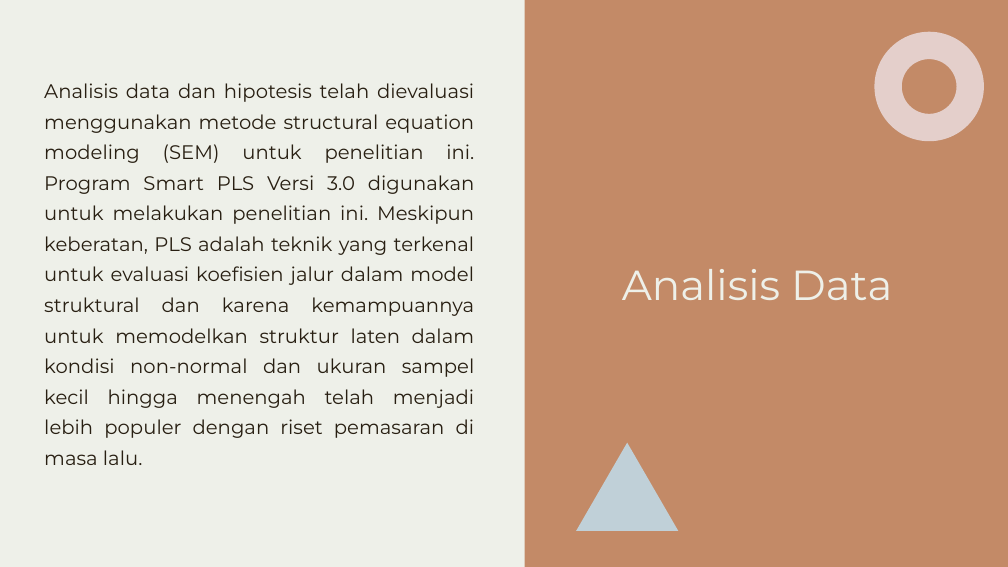
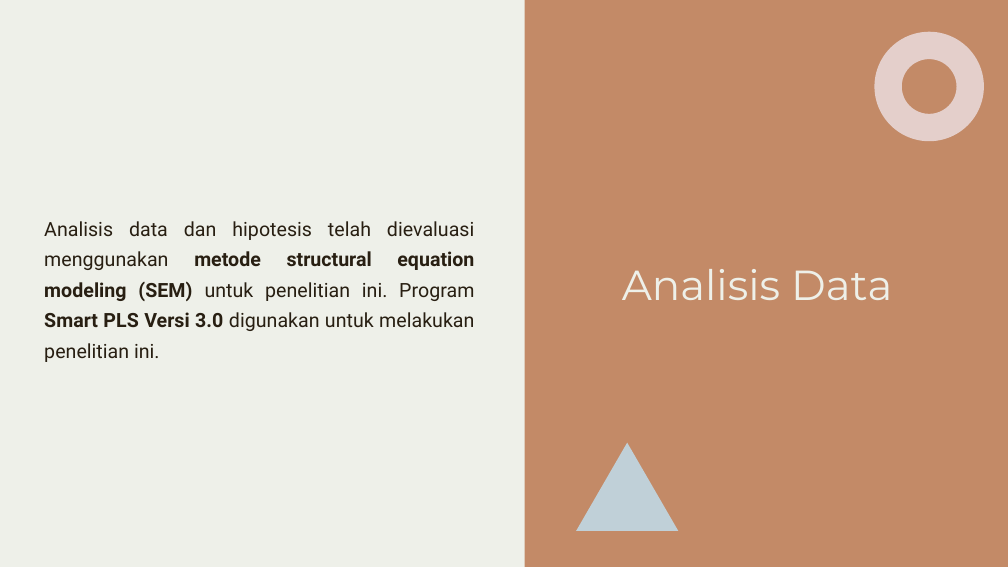
Before and after one commit to Malja321999/-Tugas-1-Kelompok-3-Komputer-masyarakat, a slide deck: slide 5 of [Tugas 3] KELOMPOK 3-Faktor Pertemuan Cloud Zoom Adopsi Teknologi di Pandemi COVID-19.pptx. Drawn at 1008x567 pixels with LibreOffice and Linux fonts; fonts in the diff are those of the drawing. Boxes give left, top, right and bottom in pixels: in the first picture for what was removed or moved away, otherwise in the second. Text is boxed around its words. In the diff, an @@ line names an element or a change of style, - is before the commit and + after.

```diff
--- a/[Tugas 3] KELOMPOK 3-Faktor Pertemuan Cloud Zoom Adopsi Teknologi di Pandemi COVID-19.pptx
+++ b/[Tugas 3] KELOMPOK 3-Faktor Pertemuan Cloud Zoom Adopsi Teknologi di Pandemi COVID-19.pptx
@@ subtitle at [44, 221, 474, 362]: text changed; font Montserrat to Roboto @@
-Analisis data dan hipotesis telah dievaluasi menggunakan metode structural equation modeling (SEM) untuk penelitian ini. Program Smart PLS Versi 3.0 digunakan untuk melakukan penelitian ini. Meskipun keberatan, PLS adalah teknik yang terkenal untuk evaluasi koefisien jalur dalam model struktural dan karena kemampuannya untuk memodelkan struktur laten dalam kondisi non-normal dan ukuran sampel kecil hingga menengah telah menjadi lebih populer dengan riset pemasaran di masa lalu.
+Analisis data dan hipotesis telah dievaluasi menggunakan metode structural equation modeling (SEM) untuk penelitian ini. Program Smart PLS Versi 3.0 digunakan untuk melakukan penelitian ini.
```
Also in this commit, not shown: 3 other slides changed, 4 slides added.
